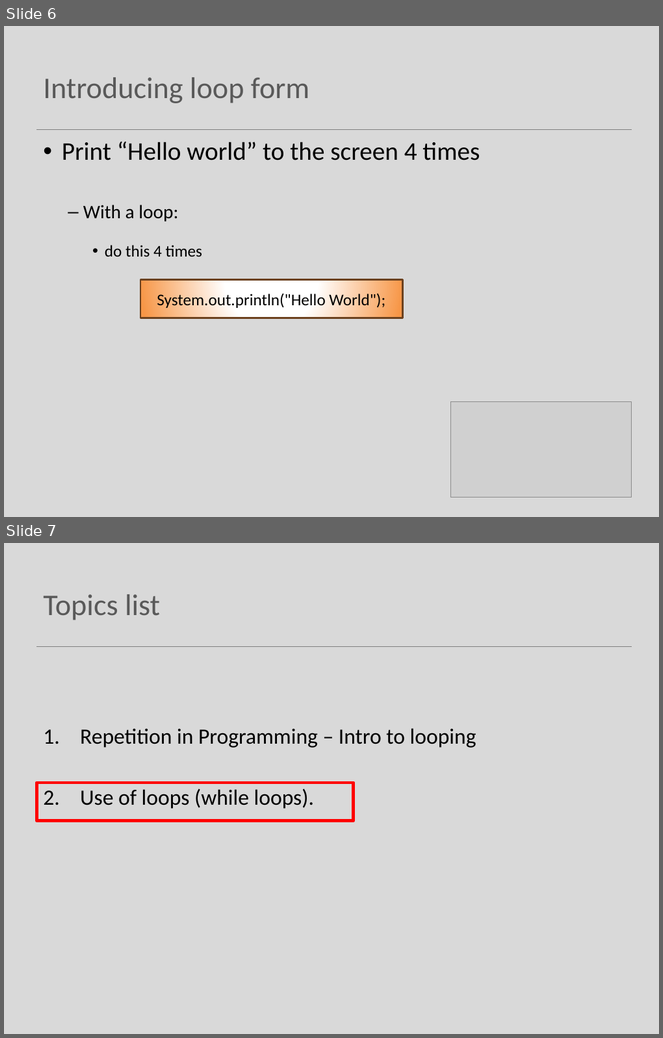
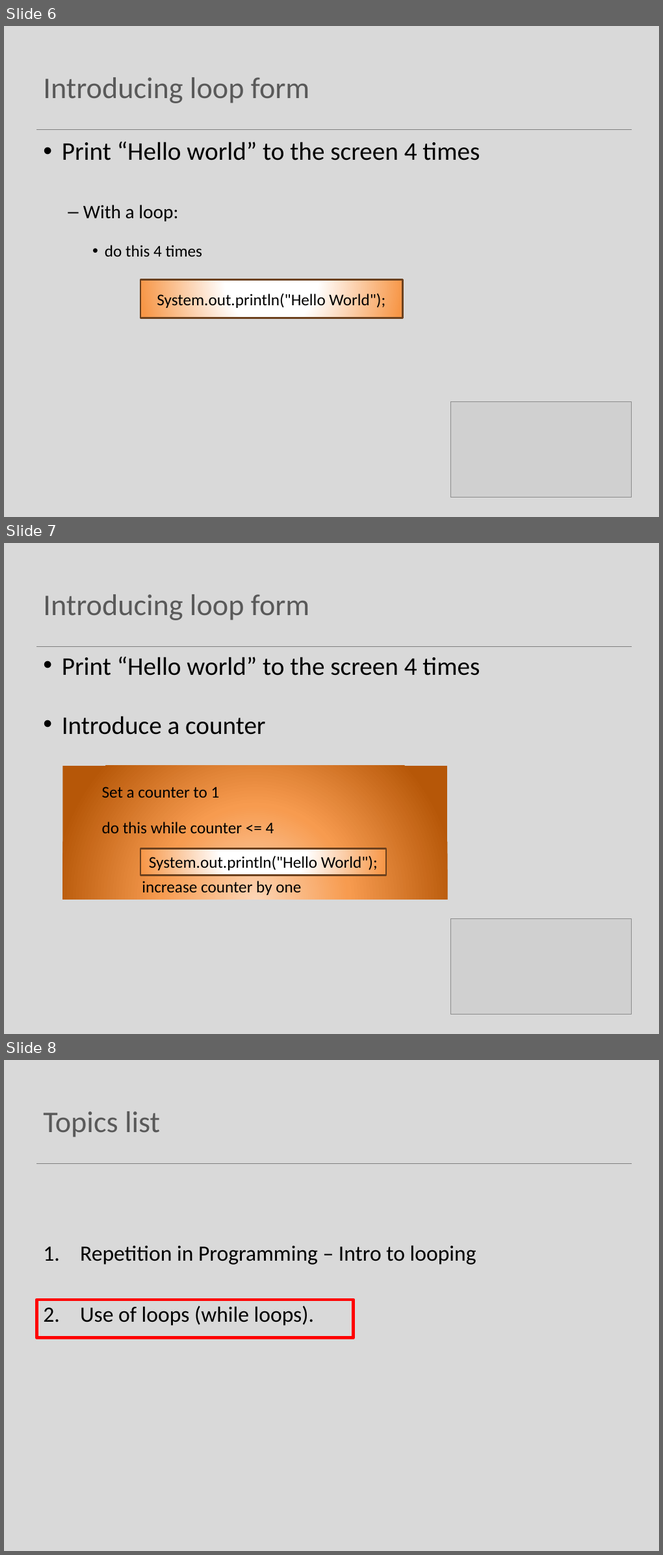
Before and after one commit to Programming-Fundamentals-SETU/prog-fund-1-sept-25, a slide deck: topic05-loops/unit-1-lectures/talk-1-iteration-while/a-iteration-while.pptx. Shown one above the other, each under a label of ours: slides 6 and 7 before the commit, slides 6, 7 and 8 after it. The pictures are 663x1038 and 663x1555 pixels, drawn with LibreOffice and Linux fonts; fonts in the diff are those of the drawing; grey boxes stand for pictures. Boxes give left, top, right and bottom in pixels: in the first picture for what was removed or moved away, otherwise in the second. Text is boxed around its words. In the diff, an @@ line names an element or a change of style, - is before the commit and + after.

```diff
--- a/topic05-loops/unit-1-lectures/talk-1-iteration-while/a-iteration-while.pptx
+++ b/topic05-loops/unit-1-lectures/talk-1-iteration-while/a-iteration-while.pptx
@@ slide 7 added at bbox=[4, 543, 659, 1034], background #D9D9D9; not listed: 1 template element that a slide beside it also shows @@
@@ title added at bbox=[43, 594, 310, 620], 33 pt, text #595959 @@
+Introducing loop form
@@ text added at bbox=[62, 657, 480, 735], 28 pt, text #000000 @@
+• Print “Hello world” to the screen 4 times
+• Introduce a counter
@@ rectangle added at bbox=[63, 766, 448, 899], fill gradient #FCD5B5 to #F79B4F to #B65708, 18 pt, text #000000 @@
+  Set a counter to 1
+  do this while counter <= 4
+increase counter by one
@@ rectangle added at bbox=[140, 849, 386, 875], fill gradient #FFFFFF to #F79646, outline #6C421F 2 pt, 18 pt, text #000000 @@
+System.out.println("Hello World");
@@ picture added at bbox=[451, 919, 632, 1015] @@
@@ what was slide 7 is now slide 8 @@
```
Also in this commit, not shown: 4 slides changed, 1 other slide added, 4 slides removed, 16 other files.
